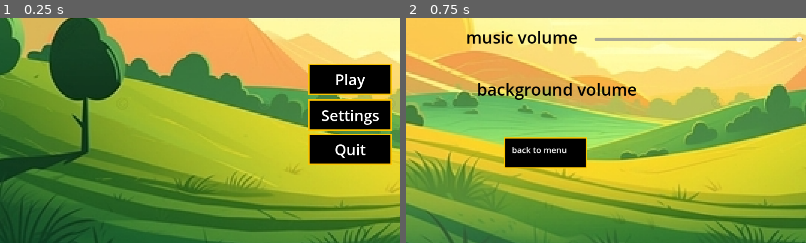
Above: before the commit, frames 1-2 (left to right).
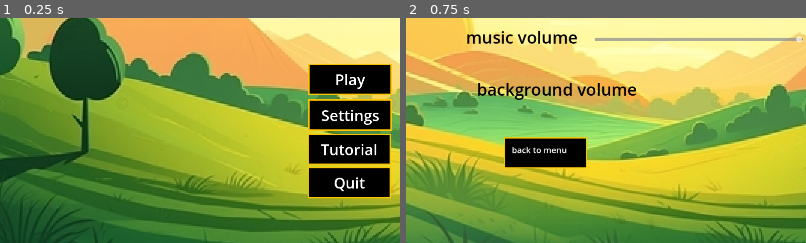
Above: after the commit, the same moments.

Repository: Christian2BDev/InfSE52
Game: Godot game, scene res://scenes/home.tscn
Two runs of this game, one before a commit and one after it. Both use one fixed random seed, a clock stepped at 60 frames per second and the inputs below.
Inputs:
- Up to frame 1 (0.25 s): no input
- Up to frame 2 (0.75 s): click "Settings" at 0.5 s
The pictures show only the part of the screen within x 6-56%, y 36-86%; the shares and areas given below are measured in that part.

The runs differ from the first frame. In frame 1, 3.4% of the frame differs, in the area x 77-98%, y 51-81%; in frame 2, nothing differs.

Commit message:
tutorial

Diff:
--- a/scenes/game.tscn
+++ b/scenes/game.tscn
@@ -212,7 +212,6 @@
 [node name="Popup" type="Popup" parent="."]
 position = Vector2i(0, 36)
 size = Vector2i(1500, 750)
-visible = true
 unresizable = false
 borderless = false
 content_scale_size = Vector2i(100, 100)
@@ -346,6 +345,7 @@
 script = ExtResource("11_6wc5n")
 
 [node name="64" type="Label" parent="UI/UIControl"]
+modulate = Color(0, 0, 0, 1)
 layout_mode = 1
 anchors_preset = 5
 anchor_left = 0.5
--- a/scenes/home.tscn
+++ b/scenes/home.tscn
@@ -1,9 +1,10 @@
-[gd_scene load_steps=8 format=3 uid="uid://0m0jxbv105ar"]
+[gd_scene load_steps=9 format=3 uid="uid://0m0jxbv105ar"]
 
 [ext_resource type="Texture2D" uid="uid://7n3i6las88n1" path="res://img/achtergrond_ui-transformed.png" id="1_rs4rl"]
 [ext_resource type="Texture2D" uid="uid://cvsliwapuywcg" path="res://img/godo_btn.png" id="2_04222"]
 [ext_resource type="Script" path="res://scripts/Play.gd" id="3_u2dow"]
 [ext_resource type="Script" path="res://scripts/Settings.gd" id="4_2ts77"]
+[ext_resource type="Script" path="res://scenes/tutorial.gd" id="5_a3h2p"]
 [ext_resource type="Script" path="res://scripts/Quit.gd" id="5_sorbj"]
 
 [sub_resource type="LabelSettings" id="LabelSettings_ep76g"]
@@ -126,16 +127,51 @@
 theme_override_font_sizes/font_size = 36
 text = "Settings"
 
+[node name="tutorial" type="TextureButton" parent="Settings"]
+layout_mode = 1
+anchors_preset = 8
+anchor_left = 0.5
+anchor_top = 0.5
+anchor_right = 0.5
+anchor_bottom = 0.5
+offset_left = -102.0
+offset_top = 44.5
+offset_right = 98.0
+offset_bottom = 119.5
+grow_horizontal = 2
+grow_vertical = 2
+size_flags_horizontal = 6
+size_flags_vertical = 4
+texture_normal = ExtResource("2_04222")
+script = ExtResource("5_a3h2p")
+
+[node name="Label" type="Label" parent="Settings/tutorial"]
+layout_mode = 1
+anchors_preset = 8
+anchor_left = 0.5
+anchor_top = 0.5
+anchor_right = 0.5
+anchor_bottom = 0.5
+offset_left = -20.0
+offset_top = -11.5
+offset_right = 20.0
+offset_bottom = 11.5
+grow_horizontal = 2
+grow_vertical = 2
+theme_override_font_sizes/font_size = 36
+text = "Tutorial
+"
+
 [node name="Quit" type="TextureButton" parent="."]
 anchors_preset = 8
 anchor_left = 0.5
 anchor_top = 0.5
 anchor_right = 0.5
 anchor_bottom = 0.5
-offset_left = -100.0
-offset_top = 131.0
-offset_right = 100.0
-offset_bottom = 206.0
+offset_left = -102.0
+offset_top = 211.0
+offset_right = 98.0
+offset_bottom = 286.0
 grow_horizontal = 2
 grow_vertical = 2
 size_flags_horizontal = 6
--- /dev/null
+++ b/scenes/tutorial.gd
@@ -0,0 +1,6 @@
+extends TextureButton
+
+
+
+func _pressed():
+	get_tree().change_scene_to_file("res://scenes/tutorial_schern.tscn")
--- /dev/null
+++ b/scenes/tutorial_schern.tscn
@@ -0,0 +1,188 @@
+[gd_scene load_steps=7 format=3 uid="uid://csft7a1plw6qs"]
+
+[ext_resource type="Texture2D" uid="uid://cyqhs6sqso6qx" path="res://img/Scherm­afbeelding 2023-12-06 om 11.23.57.png" id="1_ul1c3"]
+[ext_resource type="Texture2D" uid="uid://cxmo322a6qo5l" path="res://img/Schermafbeelding 2023-12-17 104108.png" id="2_ubumc"]
+[ext_resource type="Texture2D" uid="uid://brx1jmhymucyt" path="res://img/360_F_236452682_JpKdfhjEsJXhpYZlL1XUtTBVez6GKeCU.jpg" id="3_ahn4t"]
+[ext_resource type="Texture2D" uid="uid://cvsliwapuywcg" path="res://img/godo_btn.png" id="4_2nlf7"]
+[ext_resource type="Script" path="res://scripts/Play.gd" id="5_j3mda"]
+[ext_resource type="Script" path="res://scripts/back.gd" id="6_kud7q"]
+
+[node name="tutorial schern" type="Node2D"]
+
+[node name="TextureRect" type="TextureRect" parent="."]
+texture_filter = 1
+anchors_preset = 15
+anchor_right = 1.0
+anchor_bottom = 1.0
+offset_right = 1920.0
+offset_bottom = 1080.0
+grow_horizontal = 2
+grow_vertical = 2
+size_flags_horizontal = 4
+texture = ExtResource("1_ul1c3")
+expand_mode = 1
+
+[node name="how to play" type="Label" parent="."]
+modulate = Color(0, 0, 0, 1)
+offset_left = 478.0
+offset_top = -24.0
+offset_right = 568.0
+offset_bottom = 2.0
+scale = Vector2(10, 10)
+text = "how to play
+"
+
+[node name="Label2" type="Label" parent="."]
+modulate = Color(0, 0, 0, 1)
+offset_left = 18.0
+offset_top = 194.0
+offset_right = 421.0
+offset_bottom = 246.0
+scale = Vector2(2.8, 2.8)
+text = "1: move the racket using you finger.
+ you can move the racket horizontally and vertically.
+"
+
+[node name="batje foto" type="TextureRect" parent="."]
+offset_left = 1394.0
+offset_top = 148.0
+offset_right = 1850.0
+offset_bottom = 495.0
+texture = ExtResource("2_ubumc")
+expand_mode = 1
+
+[node name="pijl1" type="TextureRect" parent="batje foto"]
+layout_mode = 1
+anchors_preset = -1
+anchor_right = 0.088
+anchor_bottom = 0.115
+offset_left = 34.0
+offset_top = 142.0
+offset_right = 81.872
+offset_bottom = 160.095
+texture = ExtResource("3_ahn4t")
+expand_mode = 1
+flip_h = true
+
+[node name="pijl2" type="TextureRect" parent="batje foto/pijl1"]
+texture_filter = 1
+layout_mode = 1
+anchors_preset = 15
+anchor_right = 1.0
+anchor_bottom = 1.0
+offset_left = 306.0
+offset_top = 6.0
+offset_right = 306.0
+offset_bottom = 6.0
+grow_horizontal = 2
+grow_vertical = 2
+texture = ExtResource("3_ahn4t")
+expand_mode = 1
+
+[node name="pijl3" type="TextureRect" parent="batje foto/pijl1/pijl2"]
+texture_filter = 1
+layout_mode = 1
+anchors_preset = 15
+anchor_right = 1.0
+anchor_bottom = 1.0
+offset_left = -82.0
+offset_top = -154.0
+offset_right = -82.0
+offset_bottom = -154.0
+grow_horizontal = 2
+grow_vertical = 2
+rotation = 1.5708
+texture = ExtResource("3_ahn4t")
+expand_mode = 1
+flip_h = true
+
+[node name="pijl4" type="TextureRect" parent="batje foto/pijl1/pijl2/pijl3"]
+texture_filter = 1
+layout_mode = 1
+anchors_preset = 15
+anchor_right = 1.0
+anchor_bottom = 1.0
+offset_left = 260.0
+offset_right = 260.0
+grow_horizontal = 2
+grow_vertical = 2
+texture = ExtResource("3_ahn4t")
+expand_mode = 1
+
+[node name="Label3" type="Label" parent="."]
+modulate = Color(0, 0, 0, 1)
+offset_left = 14.0
+offset_top = 350.0
+offset_right = 417.0
+offset_bottom = 402.0
+scale = Vector2(2.8, 2.8)
+text = "2:"
+
+[node name="Label4" type="Label" parent="."]
+modulate = Color(0, 0, 0, 1)
+offset_left = 12.0
+offset_top = 428.0
+offset_right = 415.0
+offset_bottom = 480.0
+scale = Vector2(2.8, 2.8)
+text = "3: first to 11 point wins. goodluck!
+"
+
+[node name="Play" type="TextureButton" parent="."]
+anchors_preset = 8
+anchor_left = 0.5
+anchor_top = 0.5
+anchor_right = 0.5
+anchor_bottom = 0.5
+offset_left = 806.0
+offset_top = 831.0
+offset_right = 1006.0
+offset_bottom = 906.0
+grow_horizontal = 2
+grow_vertical = 2
+size_flags_horizontal = 4
+size_flags_vertical = 4
+texture_normal = ExtResource("4_2nlf7")
+script = ExtResource("5_j3mda")
+
+[node name="Label" type="Label" parent="Play"]
+layout_mode = 1
+anchors_preset = 8
+anchor_left = 0.5
+anchor_top = 0.5
+anchor_right = 0.5
+anchor_bottom = 0.5
+offset_left = -67.0
+offset_top = -26.5
+offset_right = 151.0
+offset_bottom = 26.5
+grow_horizontal = 2
+grow_vertical = 2
+theme_override_font_sizes/font_size = 36
+text = "Play"
+
+[node name="back" type="TextureButton" parent="."]
+offset_left = 470.0
+offset_top = 830.0
+offset_right = 670.0
+offset_bottom = 905.0
+size_flags_horizontal = 6
+size_flags_vertical = 4
+texture_normal = ExtResource("4_2nlf7")
+script = ExtResource("6_kud7q")
+
+[node name="Label" type="Label" parent="back"]
+layout_mode = 1
+anchors_preset = 8
+anchor_left = 0.5
+anchor_top = 0.5
+anchor_right = 0.5
+anchor_bottom = 0.5
+offset_left = -20.0
+offset_top = -11.5
+offset_right = 20.0
+offset_bottom = 11.5
+grow_horizontal = 2
+grow_vertical = 2
+theme_override_font_sizes/font_size = 36
+text = "<- Back"
Binary file added: img/360_F_236452682_JpKdfhjEsJXhpYZlL1XUtTBVez6GKeCU.jpg
Not shown, added: img/360_F_236452682_JpKdfhjEsJXhpYZlL1XUtTBVez6GKeCU.jpg.import
Binary file added: img/Schermafbeelding 2023-12-17 104108.png
Not shown, added: img/Schermafbeelding 2023-12-17 104108.png.import
Binary file added: img/sm_5aa0fdd386c8a.png
Not shown, added: img/sm_5aa0fdd386c8a.png.import
